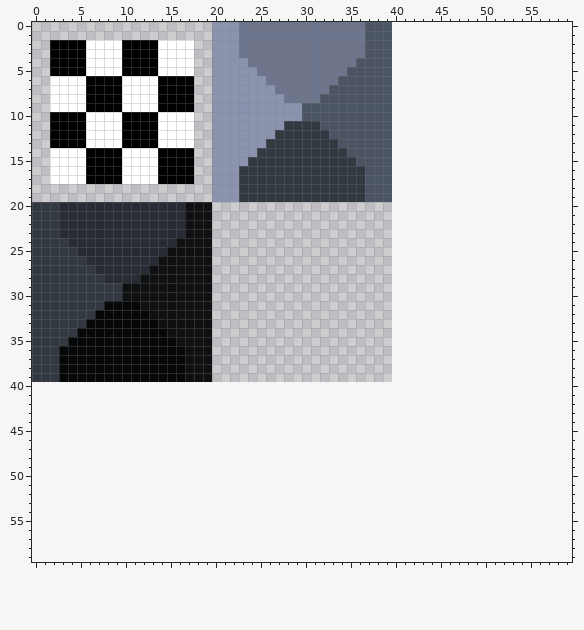
File history of a pixel-art sprite, Graphmatical!/tilesets/tsWorld/output_tileset.png. The first picture shows the starting point.
The file is 40x40 pixels. The old version is drawn lined up with the new one, on the new canvas.
And afterwards:
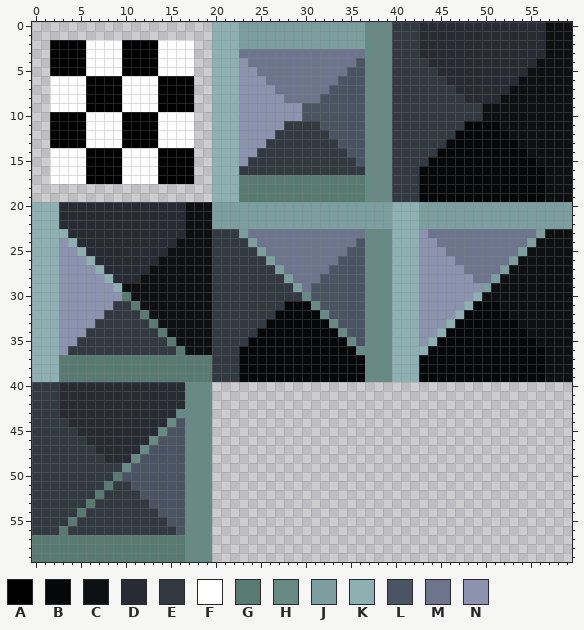
Palette (. is transparent): A #000000  B #060708  C #0e1012  D #282b33  E #333941  F #ffffff  G #597a71  H #678a85  J #7c9e9f  K #8eb0b3  L #4a5462  M #6d758d  N #8b93af
Edits made:
canvas 40x40 -> 60x60
y 0..2: x 20..59 NNNMMMMMMMMMMMMMMLLL.................... -> KKKJJJJJJJJJJJJJJHHHEEEDDDDDDDDDDDDDDCCC
y 3: x 20..22 NNN -> KKK; x 37..59 LLL.................... -> HHHEEEDDDDDDDDDDDDDDCCC
y 4: x 20..22 NNN -> KKK; x 37..59 LLL.................... -> HHHEEEEDDDDDDDDDDDDCCCC
y 5: x 20..22 NNN -> KKK; x 37..59 LLL.................... -> HHHEEEEEDDDDDDDDDDCCCCC
y 6: x 20..22 NNN -> KKK; x 37..59 LLL.................... -> HHHEEEEEEDDDDDDDDCCCCCC
y 7: x 20..22 NNN -> KKK; x 37..59 LLL.................... -> HHHEEEEEEEDDDDDDCCCCCCC
y 8: x 20..22 NNN -> KKK; x 37..59 LLL.................... -> HHHEEEEEEEEDDDDCCCCCCCC
y 9..10: x 20..22 NNN -> KKK; x 37..59 LLL.................... -> HHHEEEEEEEEEECCCCCCCCCC
y 11: x 20..22 NNN -> KKK; x 37..59 LLL.................... -> HHHEEEEEEEEBBBBCCCCCCCC
y 12: x 20..22 NNN -> KKK; x 37..59 LLL.................... -> HHHEEEEEEEBBBBBBCCCCCCC
y 13: x 20..22 NNN -> KKK; x 37..59 LLL.................... -> HHHEEEEEEBBBBBBBBCCCCCC
y 14: x 20..22 NNN -> KKK; x 37..59 LLL.................... -> HHHEEEEEBBBBBBBBBBCCCCC
y 15: x 20..22 NNN -> KKK; x 37..59 LLL.................... -> HHHEEEEBBBBBBBBBBBBCCCC
y 16: x 20..22 NNN -> KKK; x 37..59 LLL.................... -> HHHEEEBBBBBBBBBBBBBBCCC
y 17..19: x 20..59 NNNEEEEEEEEEEEEEELLL.................... -> KKKGGGGGGGGGGGGGGHHHEEEBBBBBBBBBBBBBBCCC
y 20..22: x 0..2 EEE -> KKK; x 20..59 ........................................ -> JJJJJJJJJJJJJJJJJJJJKKKJJJJJJJJJJJJJJJJJ
y 23: x 0..3 EEED -> KKKK; x 20..59 ........................................ -> EEEJMMMMMMMMMMMMMHHHKKKNMMMMMMMMMMMMJCCC
y 24: x 0..4 EEEED -> KKKNK; x 20..59 ........................................ -> EEEEJMMMMMMMMMMMLHHHKKKNNMMMMMMMMMMJCCCC
y 25: x 0..5 EEEEED -> KKKNNK; x 20..59 ........................................ -> EEEEEJMMMMMMMMMLLHHHKKKNNNMMMMMMMMJCCCCC
y 26: x 0..6 EEEEEED -> KKKNNNK; x 20..59 ........................................ -> EEEEEEJMMMMMMMLLLHHHKKKNNNNMMMMMMJCCCCCC
y 27: x 0..7 EEEEEEED -> KKKNNNNK; x 20..59 ........................................ -> EEEEEEEJMMMMMLLLLHHHKKKNNNNNMMMMJCCCCCCC
y 28: x 0..8 EEEEEEEED -> KKKNNNNNK; x 20..59 ........................................ -> EEEEEEEEJMMMLLLLLHHHKKKNNNNNNMMJCCCCCCCC
y 29: x 0..9 EEEEEEEEEE -> KKKNNNNNNK; x 20..59 ........................................ -> EEEEEEEEEJMLLLLLLHHHKKKNNNNNNNJCCCCCCCCC
y 30: x 0..10 EEEEEEEEEEC -> KKKNNNNNNNG; x 20..59 ........................................ -> EEEEEEEEEEHLLLLLLHHHKKKNNNNNNKCCCCCCCCCC
y 31: x 0..11 EEEEEEEEBBBB -> KKKNNNNNNEEG; x 20..59 ........................................ -> EEEEEEEEBBBHLLLLLHHHKKKNNNNNKBBBCCCCCCCC
y 32: x 0..12 EEEEEEEBBBBBB -> KKKNNNNNEEEEG; x 20..59 ........................................ -> EEEEEEEBBBBBHLLLLHHHKKKNNNNKBBBBBCCCCCCC
y 33: x 0..13 EEEEEEBBBBBBBB -> KKKNNNNEEEEEEG; x 20..59 ........................................ -> EEEEEEBBBBBBBHLLLHHHKKKNNNKBBBBBBBCCCCCC
y 34: x 0..14 EEEEEBBBBBBBBBB -> KKKNNNEEEEEEEEG; x 20..59 ........................................ -> EEEEEBBBBBBBBBHLLHHHKKKNNKBBBBBBBBBCCCCC
y 35: x 0..15 EEEEBBBBBBBBBBBB -> KKKNNEEEEEEEEEEG; x 20..59 ........................................ -> EEEEBBBBBBBBBBBHLHHHKKKNKBBBBBBBBBBBCCCC
y 36: x 0..16 EEEBBBBBBBBBBBBBB -> KKKNEEEEEEEEEEEEG; x 20..59 ........................................ -> EEEBBBBBBBBBBBBBHHHHKKKKBBBBBBBBBBBBBCCC
y 37..39: x 0..59 EEEBBBBBBBBBBBBBBCCC........................................ -> KKKGGGGGGGGGGGGGGGGGEEEBBBBBBBBBBBBBBHHHKKKBBBBBBBBBBBBBBCCC
y 40..42: x 0..19 .................... -> EEEDDDDDDDDDDDDDDHHH
y 43: x 0..19 .................... -> EEEDDDDDDDDDDDDDHHHH
y 44: x 0..19 .................... -> EEEEDDDDDDDDDDDHLHHH
y 45: x 0..19 .................... -> EEEEEDDDDDDDDDHLLHHH
y 46: x 0..19 .................... -> EEEEEEDDDDDDDHLLLHHH
y 47: x 0..19 .................... -> EEEEEEEDDDDDHLLLLHHH
y 48: x 0..19 .................... -> EEEEEEEEDDDHLLLLLHHH
y 49: x 0..19 .................... -> EEEEEEEEEEHLLLLLLHHH
y 50: x 0..19 .................... -> EEEEEEEEEGLLLLLLLHHH
y 51: x 0..19 .................... -> EEEEEEEEGEELLLLLLHHH
y 52: x 0..19 .................... -> EEEEEEEGEEEELLLLLHHH
y 53: x 0..19 .................... -> EEEEEEGEEEEEELLLLHHH
y 54: x 0..19 .................... -> EEEEEGEEEEEEEELLLHHH
y 55: x 0..19 .................... -> EEEEGEEEEEEEEEELLHHH
y 56: x 0..19 .................... -> EEEGEEEEEEEEEEEELHHH
y 57..59: x 0..19 .................... -> GGGGGGGGGGGGGGGGGHHH
Changed places in both pictures, as pixel boxes (x1, y1, x2, y2):
changed: (32, 22, 572, 562)
